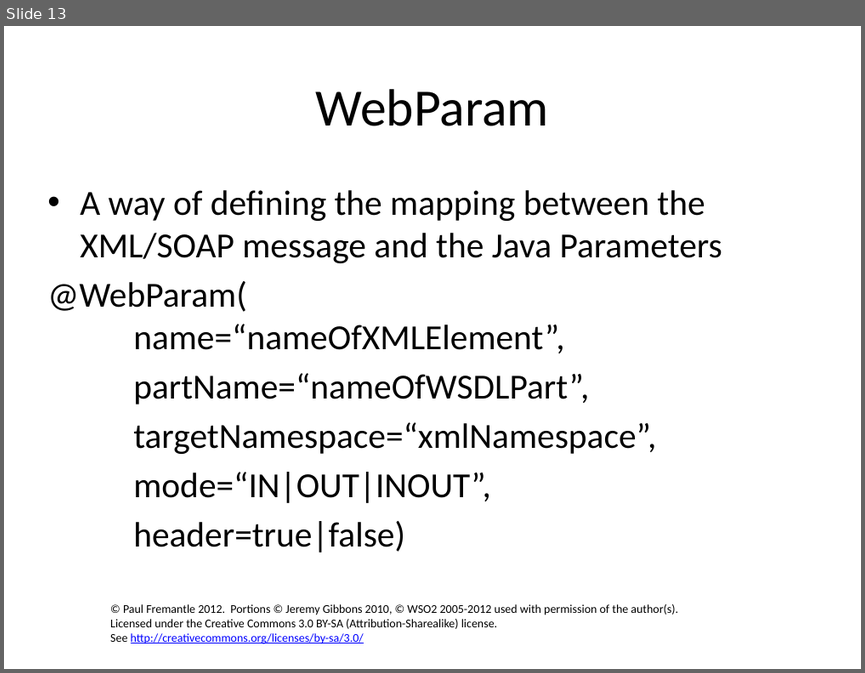
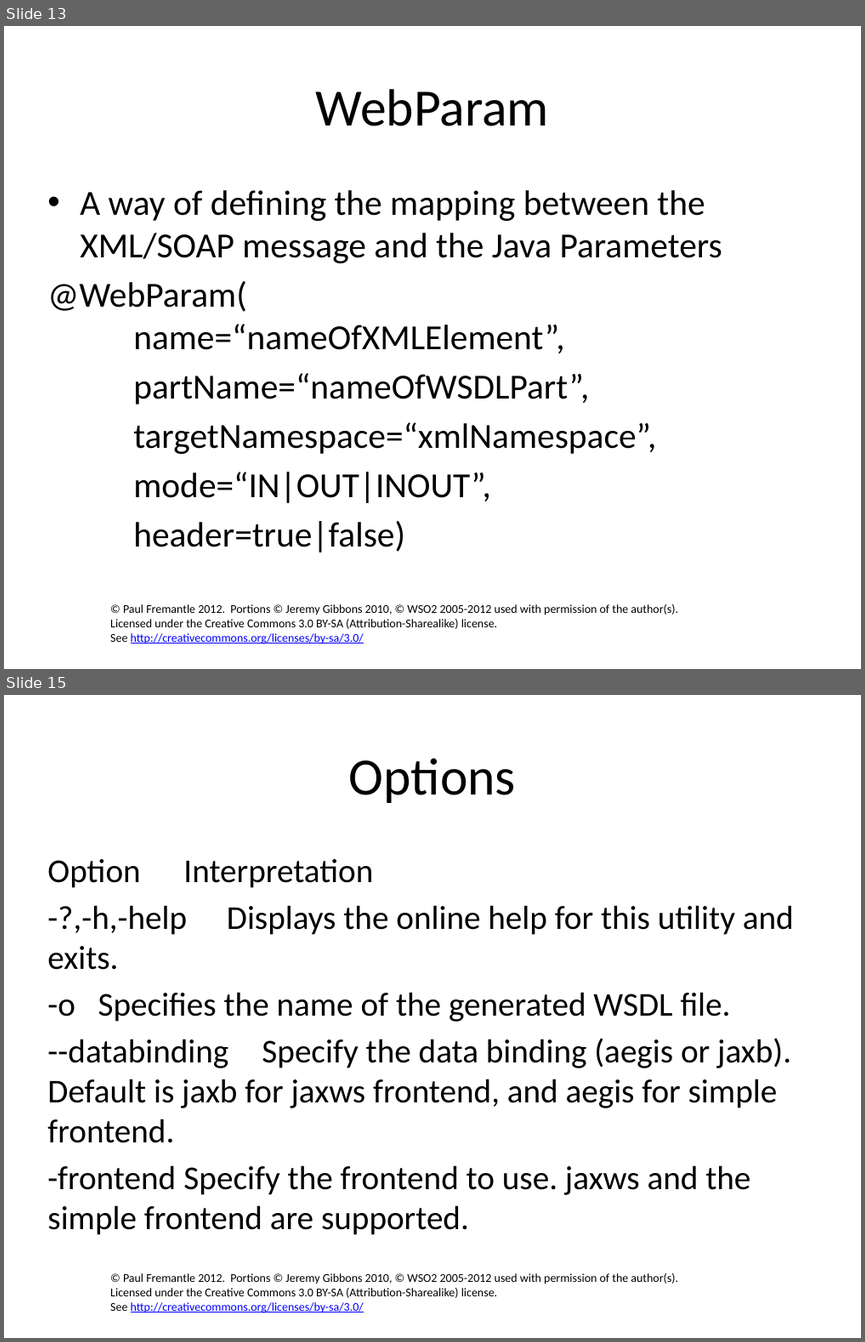
Before and after one commit to pzfreo/ox-soa-old, a slide deck: presentations/05-JAX-WS.pptx. Shown one above the other, each under a label of ours: slide 13 before the commit, slides 13 and 15 after it; the slides between them are not shown. The pictures are 865x673 and 865x1342 pixels, drawn with LibreOffice and Linux fonts; fonts in the diff are those of the drawing; background and template pictures are left out. Boxes give left, top, right and bottom in pixels: in the first picture for what was removed or moved away, otherwise in the second. Text is boxed around its words. In the diff, an @@ line names an element or a change of style, - is before the commit and + after.

```diff
--- a/presentations/05-JAX-WS.pptx
+++ b/presentations/05-JAX-WS.pptx
@@ slide 15 added at box(4, 695, 861, 1338), background #FFFFFF; not listed: 1 template element that a slide beside it also shows @@
@@ title added at box(349, 758, 516, 803), 44 pt, text #000000 @@
+Options
@@ text added at box(47, 859, 794, 1235), 28 pt, text #000000 @@
+Option Interpretation
+-?,-h,-help Displays the online help for this utility and exits.
+-o Specifies the name of the generated WSDL file.
+--databinding Specify the data binding (aegis or jaxb). Default is jaxb for jaxws frontend, and aegis for simple frontend.
+-frontend Specify the frontend to use. jaxws and the simple frontend are supported.
```
Also in this commit, not shown: 1 slide changed, 8 other slides added, 1 slide removed, 1 other file.
